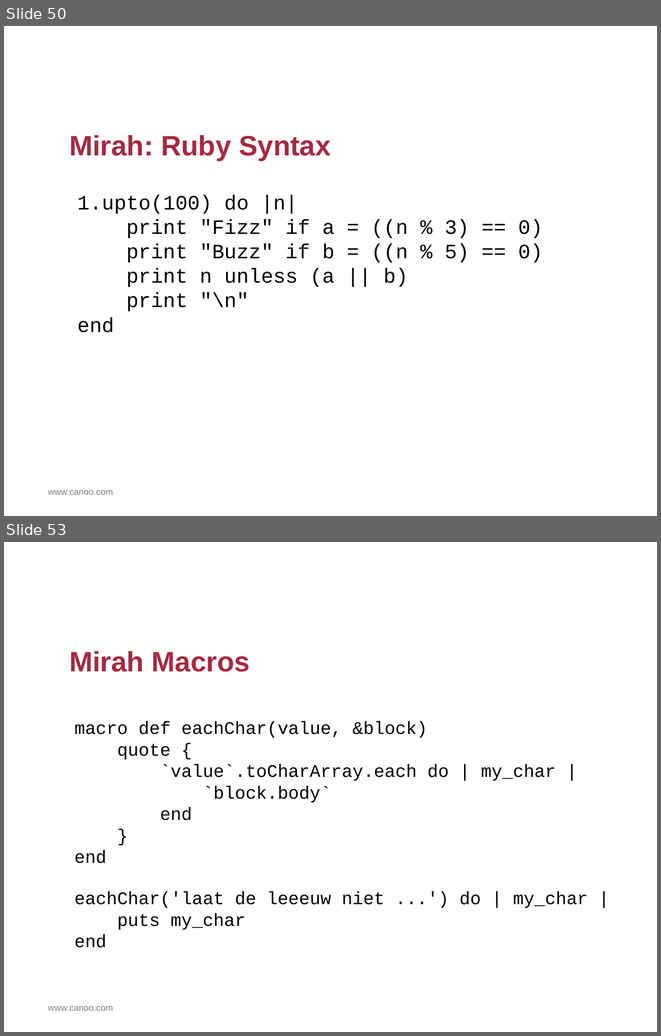
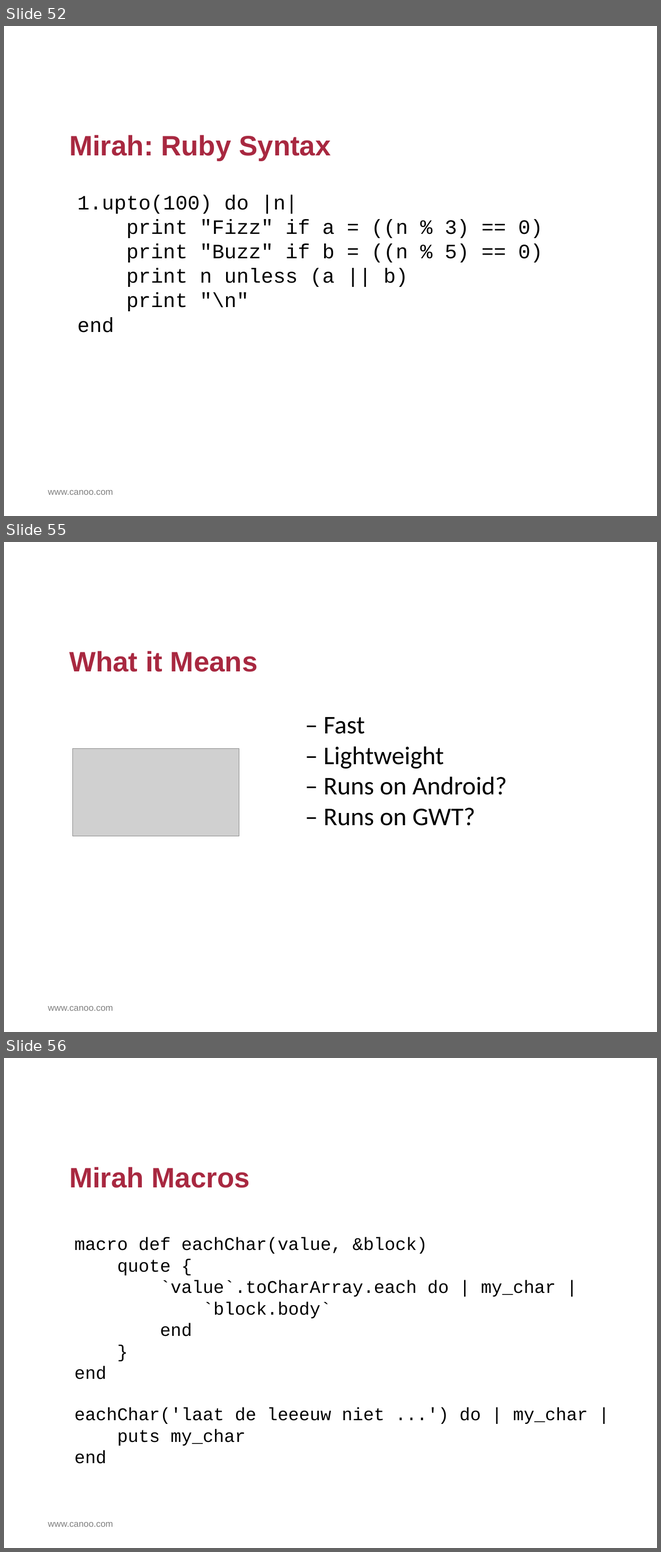
Before and after one commit to HamletDRC/presentations, a slide deck: asttransformations/AstTransformations.odp. Shown one above the other, each under a label of ours: slides 50 and 53 before the commit, slides 52, 55 and 56 after it; the slides between them are not shown. The pictures are 661x1036 and 661x1552 pixels, drawn with LibreOffice and Linux fonts; fonts in the diff are those of the drawing; grey boxes stand for pictures; background and template pictures are left out. Boxes give left, top, right and bottom in pixels: in the first picture for what was removed or moved away, otherwise in the second. Text is boxed around its words. In the diff, an @@ line names an element or a change of style, - is before the commit and + after.

```diff
--- a/asttransformations/AstTransformations.odp
+++ b/asttransformations/AstTransformations.odp
@@ slide 55 added at (4, 542, 657, 1032), background #FFFFFF; not listed: 1 template element that a slide beside it also shows @@
@@ title added at (69, 651, 258, 672), 44 pt, text #A82840, bold @@
+What it Means
@@ text added at (324, 717, 507, 826), 40 pt, text #000000 @@
+– Fast
+– Lightweight
+– Runs on Android?
+– Runs on GWT?
@@ picture added at (73, 749, 239, 836) @@
@@ what was slide 50 is now slide 52 @@
@@ what was slide 53 is now slide 56 @@
```
Also in this commit, not shown: 8 slides changed, 2 other slides added, 7 other files.
